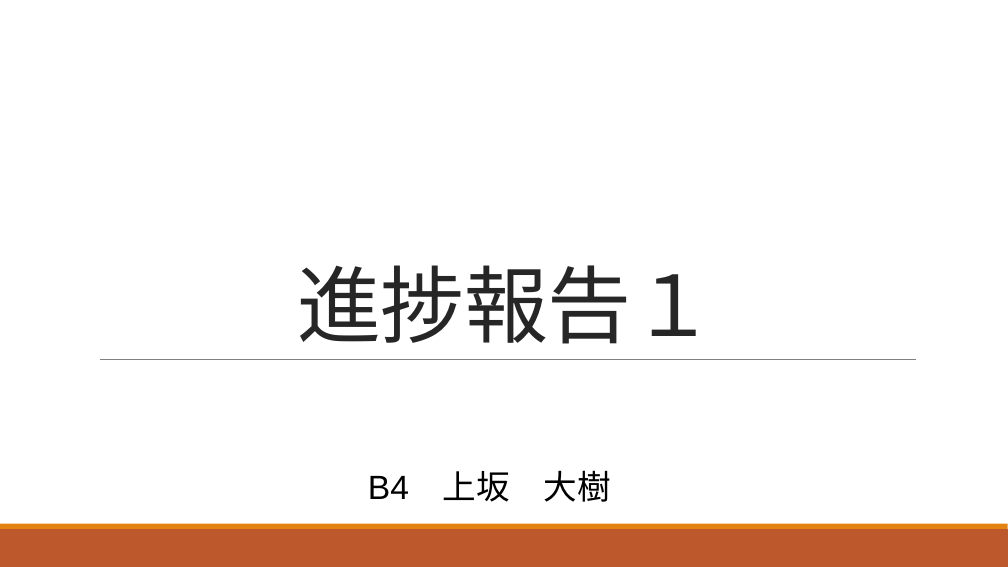
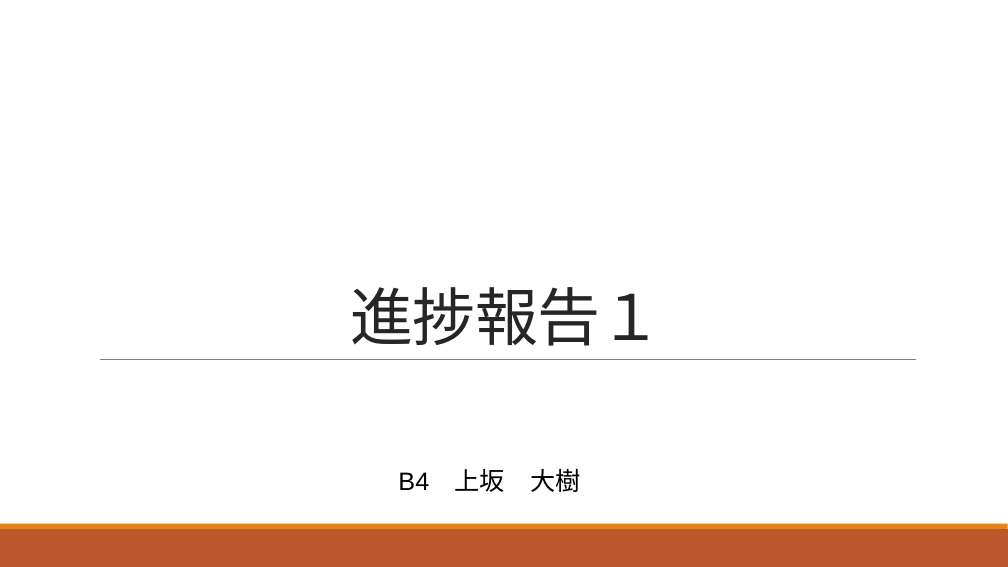
Before and after one commit to dhia-github/haselab-all, a slide deck: slide 1 of 20_発表資料/B4_上坂大樹_進捗報告１.pptx. Drawn at 1008x567 pixels with LibreOffice and Linux fonts; fonts in the diff are those of the drawing. Boxes give left, top, right and bottom in pixels: in the first picture for what was removed or moved away, otherwise in the second. Text is boxed around its words. In the diff, an @@ line names an element or a change of style, - is before the commit and + after.

```diff
--- a/20_発表資料/B4_上坂大樹_進捗報告１.pptx
+++ b/20_発表資料/B4_上坂大樹_進捗報告１.pptx
@@ title "進捗報告１" at box(350, 287, 663, 346): size 80 to 60 pt @@
@@ text "B4 上坂 大樹" at box(398, 468, 580, 492): size 32 to 24 pt @@
```
Also in this commit, not shown: 2 other slides changed, 2 slides added, 3 slides removed.
